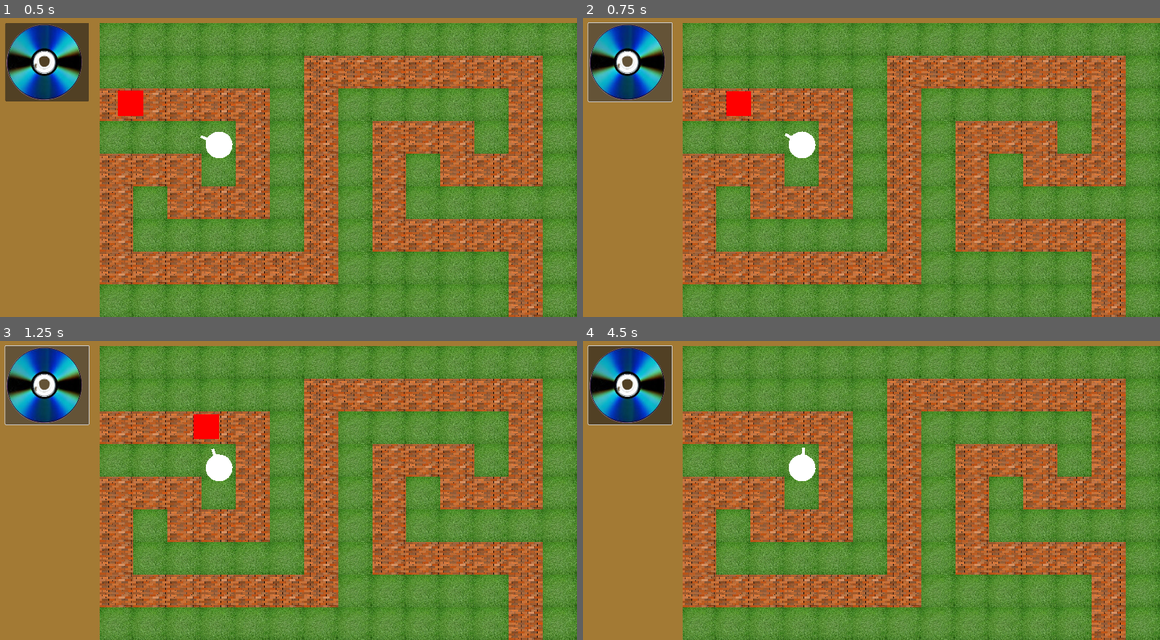
Above: before the commit, frames 1-4 (two rows, left to right).
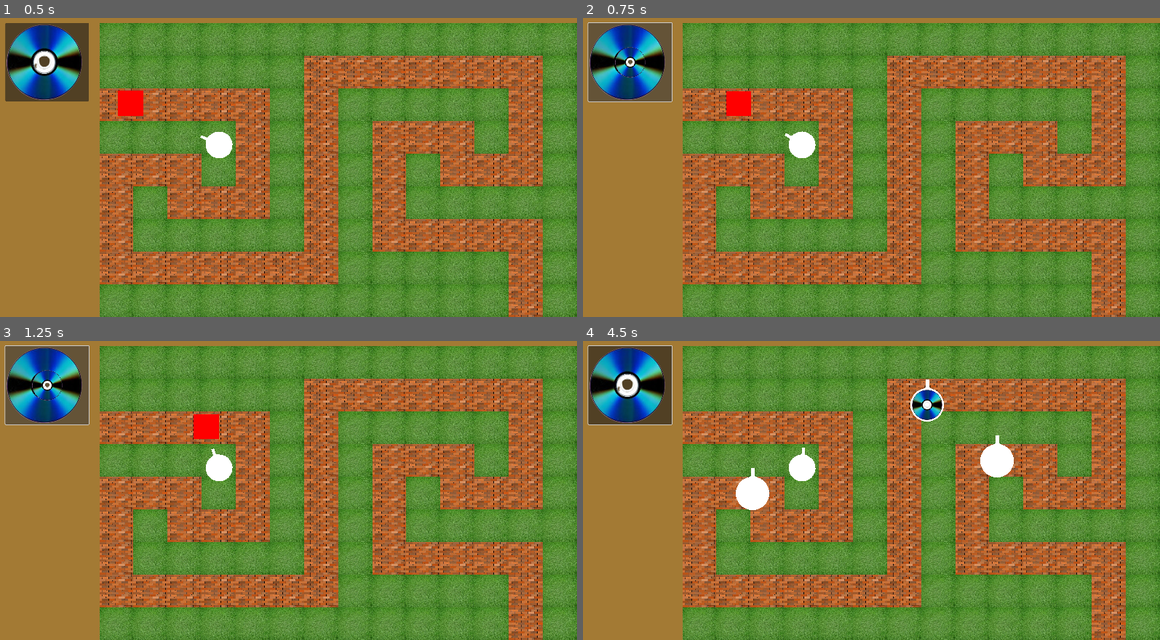
Above: after the commit, the same moments.

Repository: real-chicken-master/square-tower-defense-godot-
Game: Godot game, scene res://maps/grassMap.tscn
Two runs of this game, one before a commit and one after it. Both use one fixed random seed, a clock stepped at 60 frames per second and the inputs below.
Inputs (mouse positions are in pixels of both pictures, inside the frame that each line leads up to):
- Up to frame 1 (0.5 s): no input
- Up to frame 2 (0.75 s): click (629, 62) at 0.5 s
- Up to frame 3 (1.25 s): no input
- Up to frame 4 (4.5 s): click (629, 385) at 1.25 s; click (629, 385) at 2 s; tap Enter at 2.75, 4.25 s; move the mouse to (998, 460) at 2.77 s; click (998, 460) at 2.85 s; tap Space at 3.5 s; move the mouse to (750, 493) at 3.52 s; click (750, 493) at 3.6 s; move the mouse to (929, 403) at 4.27 s; click (929, 403) at 4.35 s

Frame 1 is identical in both runs. In frame 2, 0.4% of the frame differs, in the area x 5-11%, y 9-20%; in frame 3, 0.4%; in frame 4, 1.6%, in the area x 26-75%, y 12-57%.
Error before the commit: Invalid assignment of property or key 'texture' with value of type 'String' on a base object of type 'Sprite2D'. (res://maps/grassMap.gd:19)

Commit message:
added tower place

Diff:
--- a/maps/grassMap.gd
+++ b/maps/grassMap.gd
@@ -2,7 +2,10 @@
 
 var disc_scene = preload("res://towers/projectiles/disc.tscn")
 
-var redSquare = preload("res://squares (enemies)/redSquare.tscn")
+var redSquare_scene = preload("res://squares (enemies)/redSquare.tscn")
+
+var discShooterPlace_scene = preload("res://towers/tower place/DiscShooterPlace.tscn")
+var discShooter_scene = preload("res://towers/discShooter.tscn")
 
 func _ready():
 	connectSignals()
@@ -16,12 +19,20 @@
 
 func towerPlace(towerType):
 	if(towerType == "disc Shooter"):
-		$towers/towerImage.texture = "res://images/disc.png"
+		var DiscShooterPlace = discShooterPlace_scene.instantiate() as Sprite2D
+		DiscShooterPlace.connect("placeTower",placeTower)
+		$towers/towerPlaceIcons.add_child(DiscShooterPlace)
 
-
+func placeTower(towerType,pos):
+	if(towerType == "discShooter"):
+		var discShooter = discShooter_scene.instantiate() as CharacterBody2D
+		discShooter.position = pos
+		$towers.add_child(discShooter)
+		pass
 
 func createSquare(type):
 	if(type == "blue"):
+		var redSquare = redSquare_scene.instantiate() as PathFollow2D
 		$CanvasLayer/BoxContainer/SquarePath/path2d.add_child(redSquare)
 
 func _on_disc_shooter_shoot_disc(pos, direction,damage):
--- a/maps/grassMap.tscn
+++ b/maps/grassMap.tscn
@@ -51,8 +51,7 @@
 position = Vector2(665.515, 459.986)
 scale = Vector2(0.8, 0.8)
 
-[node name="towerImage" type="Sprite2D" parent="towers" index="2"]
-position = Vector2(500, 200)
+[node name="towerPlaceIcons" type="Node2D" parent="towers" index="2"]
 
 [node name="SquarePath" parent="." index="3"]
 metadata/_edit_lock_ = true
--- a/project.godot
+++ b/project.godot
@@ -20,6 +20,14 @@
 window/size/viewport_height=972
 window/stretch/mode="canvas_items"
 
+[input]
+
+"left click"={
+"deadzone": 0.5,
+"events": [Object(InputEventMouseButton,"resource_local_to_scene":false,"resource_name":"","device":-1,"window_id":0,"alt_pressed":false,"shift_pressed":false,"ctrl_pressed":false,"meta_pressed":false,"button_mask":0,"position":Vector2(0, 0),"global_position":Vector2(0, 0),"factor":1.0,"button_index":1,"canceled":false,"pressed":false,"double_click":false,"script":null)
+]
+}
+
 [layer_names]
 
 2d_physics/layer_1="Squares"
--- /dev/null
+++ b/towers/tower place/DiscShooterPlace.gd
@@ -0,0 +1,15 @@
+extends Sprite2D
+
+var can_place = false
+
+signal placeTower(towerType,pos)
+
+# Called every frame. 'delta' is the elapsed time since the previous frame.
+func _process(delta):
+	global_position = get_global_mouse_position()
+	if(Input.is_action_just_released("left click")):
+		can_place = true
+	if (can_place):
+		if (Input.is_action_just_pressed("left click")):
+			placeTower.emit("discShooter",global_position)
+			queue_free()
--- /dev/null
+++ b/towers/tower place/DiscShooterPlace.tscn
@@ -0,0 +1,10 @@
+[gd_scene load_steps=3 format=3 uid="uid://bqjntmdj7yeqf"]
+
+[ext_resource type="Texture2D" uid="uid://b4xe5wgfo2q5" path="res://images/disc.png" id="1_wrx0h"]
+[ext_resource type="Script" path="res://towers/tower place/DiscShooterPlace.gd" id="2_xpbnm"]
+
+[node name="Sprite2D" type="Sprite2D"]
+z_index = 4
+scale = Vector2(0.4, 0.4)
+texture = ExtResource("1_wrx0h")
+script = ExtResource("2_xpbnm")
